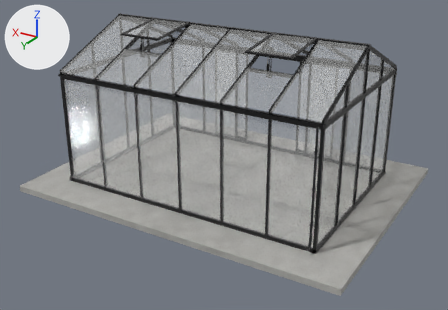
The glTF model models/scandiglas/sg-rect-10-2-15-1.glb: old version first, new version second.
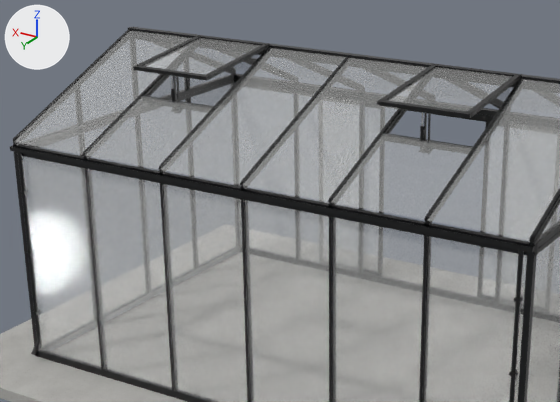
There are two pictures of each version: one whole from a 50 mm lens placed at (-5.08, 10.86, 4.73), pointed at (-0.08, 2.53, 0.57), one close up on the part from 12% to 75% of the width and 0% to 66% of the height. The axes (+X, +Y, +Z) are drawn at upper left. The lights are the same throughout. The last two pictures show the newer version. Vertices at exactly the same position are counted once.

The older version as bpy lines, for what is in view:
```python
me_scandiglas = bpy.data.meshes.new('scandiglas')
me_scandiglas.from_pydata(...)  # 6804 vertices, 12893 faces; spans x -2.94..2.94, y 0.0..4.38, z -0.1..2.68
# faces by material slot: [60, 10393, 640, 1184, 616]
me_scandiglas.materials.append(mat_concrete)  # picture img_concrete
me_scandiglas.materials.append(mat_powder)
me_scandiglas.materials.append(mat_steel)  # light grey #ceced0
me_scandiglas.materials.append(mat_glass)  # white #fdfefd
me_scandiglas.materials.append(mat_glass_roof)  # white #f3f5f3
ob_scandiglas_rect_10_2_15_1 = bpy.data.objects.new('scandiglas-rect-10-2-15-1', me_scandiglas)
ob_scandiglas_rect_10_2_15_1.location = (0.0, 0.0, 0.0)
```
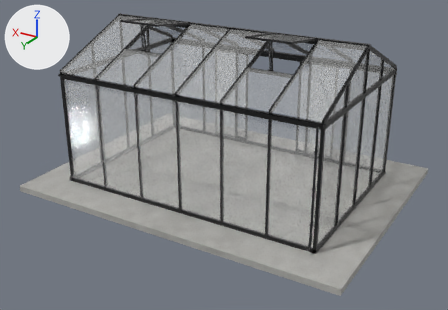
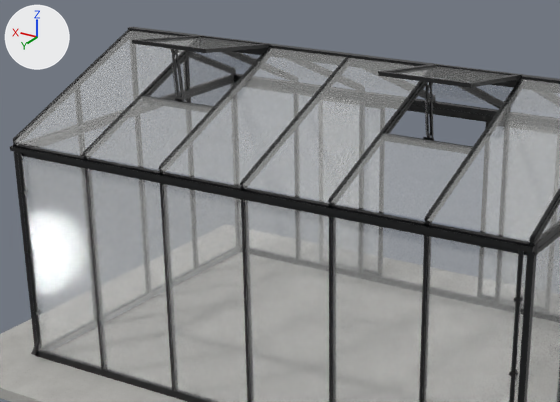
Patch to the scene script:
```diff
--- a/models/scandiglas/sg-rect-10-2-15-1.glb.py
+++ b/models/scandiglas/sg-rect-10-2-15-1.glb.py
@@ me_scandiglas @@
 # used by ob_scandiglas_rect_10_2_15_1; location = (0.0, 0.0, 0.0)
-me_scandiglas.from_pydata(...)  # 6804 vertices, 12893 faces; spans x -2.94..2.94, y 0.0..4.38, z -0.1..2.68
+me_scandiglas.from_pydata(...)  # 22394 vertices, 43180 faces; spans x -2.94..2.94, y 0.0..4.38, z -0.1..2.79
+# me_scandiglas part 1: the loose piece of 131 vertices spanning x -1.12..-1.09, y 3.01..3.05, z 2.24..2.51 is turned -6.2 degrees about the x axis through its middle and scaled by 1.48, then moved by (-0.04, -0.05, 0.16)
+# me_scandiglas part 2: the loose piece of 131 vertices spanning x 1.17..1.2, y 3.01..3.05, z 2.24..2.51 is turned -6.2 degrees about the x axis through its middle and scaled by 1.48, then moved by (-0.04, -0.05, 0.16)
+# me_scandiglas part 3: the loose piece of 48 vertices spanning x -1.52..-0.78, y 3.07..3.11, z 2.54..2.57 is moved by (0.0, 0.0, 0.21)
+# me_scandiglas part 4: the loose piece of 24 vertices spanning x -1.17..-1.16, y 3.02..3.04, z 2.21..2.52 is scaled about its middle by (-1, 1.27, 0.12), then moved by (-0.01, -0.05, -0.07)
+# me_scandiglas part 5: the loose piece of 24 vertices spanning x -1.14..-1.13, y 3.02..3.04, z 2.21..2.52 is scaled about its middle by (-1, 1.27, 0.12), then moved by (0.01, -0.05, -0.07)
+# me_scandiglas part 6: the loose piece of 24 vertices spanning x 1.13..1.14, y 3.02..3.04, z 2.21..2.52 is scaled about its middle by (-1, 1.41, 0.0839), then moved by (-2.26, 0.0, 0.36)
+# me_scandiglas part 7: the loose piece of 24 vertices spanning x 1.16..1.17, y 3.02..3.04, z 2.21..2.52 is turned -6.2 degrees about the x axis through its middle and scaled by 1.37, then moved by (-2.33, -0.03, 0.15)
+# me_scandiglas part 8: the loose piece of 24 vertices spanning x -1.48..-0.82, y 2.25..3.07, z 2.55..2.66 is scaled about its middle by (0, 0.0267, 0.324), then moved by (0.0, 0.36, 0.1), in mat_powder
+# me_scandiglas part 9: the loose piece of 48 vertices spanning x 0.78..1.52, y 3.07..3.11, z 2.54..2.57 is moved by (0.0, 0.0, 0.21)
+# me_scandiglas part 10: the loose piece of 24 vertices spanning x 0.82..1.48, y 2.25..3.07, z 2.55..2.66 is multiplied about its middle by the matrix ((0.0, -0.006, -0.045), (0.042, -0.018, 0.002), (-0.018, -0.042, 0.005)), then moved by (-0.02, 0.32, -0.31), in mat_powder
+# me_scandiglas part 11: the loose piece of 24 vertices spanning x 1.13..1.14, y 3.02..3.04, z 2.21..2.52 is copied, and the copy is turned -6.2 degrees about the x axis through its middle and scaled by 1.37, then moved by (0.0, -0.03, 0.15); it spans x 1.13, y 2.97..3.04, z 2.3..2.72
+# me_scandiglas part 12: the loose piece of 24 vertices spanning x 1.13..1.14, y 3.02..3.04, z 2.21..2.52 is copied, and the copy is turned -6.2 degrees about the x axis through its middle and scaled by 1.21, then moved by (0.02, 0.0, 0.15); it spans x 1.15, y 3.0..3.07, z 2.32..2.69
+# me_scandiglas part 13: 9 vertices moved within x -1.16..-1.14, y 3.05, z 2.51..2.54; 123 vertices removed from x -1.52..-0.78, y 2.2..3.09, z 2.51..2.68; 7898 vertices added at x -1.52..-0.78, y 2.2..3.09, z 2.26..2.78
+# me_scandiglas part 14: 12 vertices moved within x 1.14..1.16, y 3.05, z 2.51..2.54; 120 vertices removed from x 0.78..1.52, y 2.2..3.09, z 2.51..2.68; 7847 vertices added at x 0.78..1.52, y 2.2..3.09, z 2.26..2.78
+# other edits to the shape of me_scandiglas do not show in these pictures
 me_scandiglas.materials.append(mat_concrete)
```

Changed parts and their boxes [x1, y1, x2, y2] in the close-ups (560 x 402 px; the box of a moved part takes in the faces that stretch with it):
part 1 of me_scandiglas, moved or reshaped
    before: [420, 112, 424, 141]
    after: [429, 101, 434, 135]
part 2 of me_scandiglas, moved or reshaped
    before: [171, 76, 175, 102]
    after: [177, 66, 184, 97]
part 3 of me_scandiglas, moved or reshaped
    before: [377, 100, 472, 118]
    after: [378, 71, 474, 88]
part 4 of me_scandiglas, moved or reshaped (not visible afterwards)
    before: [428, 113, 431, 142]
part 5 of me_scandiglas, moved or reshaped (not visible afterwards)
    before: [424, 112, 427, 141]
part 6 of me_scandiglas, moved or reshaped (not visible afterwards)
    before: [176, 76, 180, 103]
part 7 of me_scandiglas, moved or reshaped
    before: [173, 76, 177, 102]
    after: [430, 86, 433, 138]
part 8 of me_scandiglas, moved or reshaped (not visible afterwards)
    before: [388, 67, 512, 112]
part 9 of me_scandiglas, moved or reshaped
    before: [133, 65, 210, 81]
    after: [132, 40, 209, 53]
part 10 of me_scandiglas, moved or reshaped (not visible afterwards)
    before: [143, 38, 261, 75]
part 11 of me_scandiglas, added
    after: [176, 52, 184, 99]
part 12 of me_scandiglas, added
    after: [172, 55, 179, 99]
part 13 of me_scandiglas, built on
    before: [380, 64, 522, 116]
    after: [384, 64, 522, 138]
part 14 of me_scandiglas, reshaped
    before: [136, 35, 270, 80]
    after: [136, 35, 270, 96]
